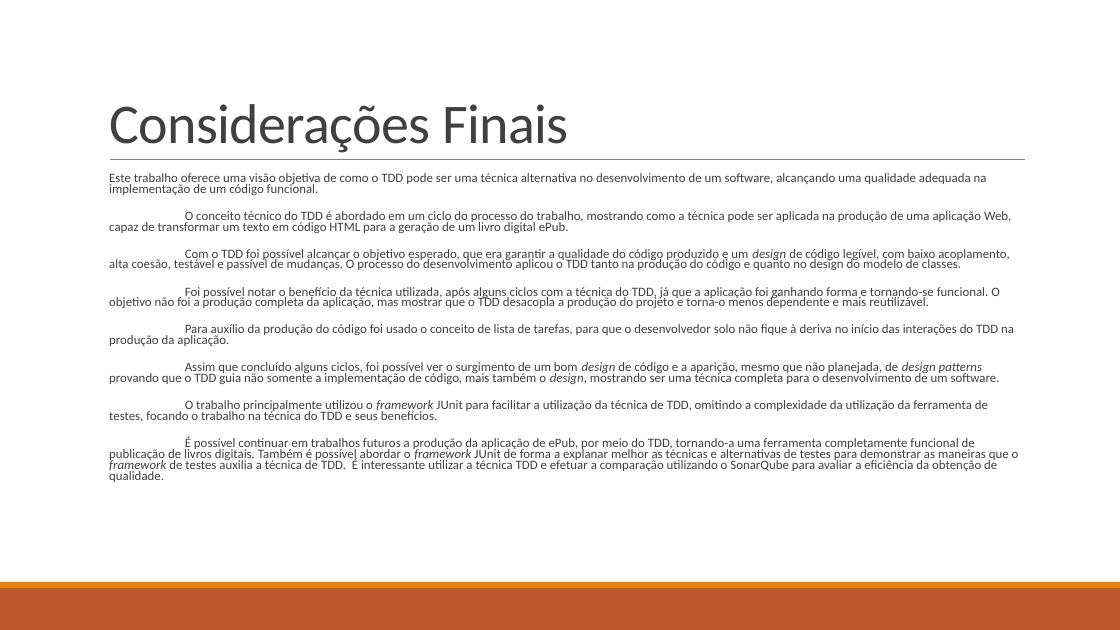
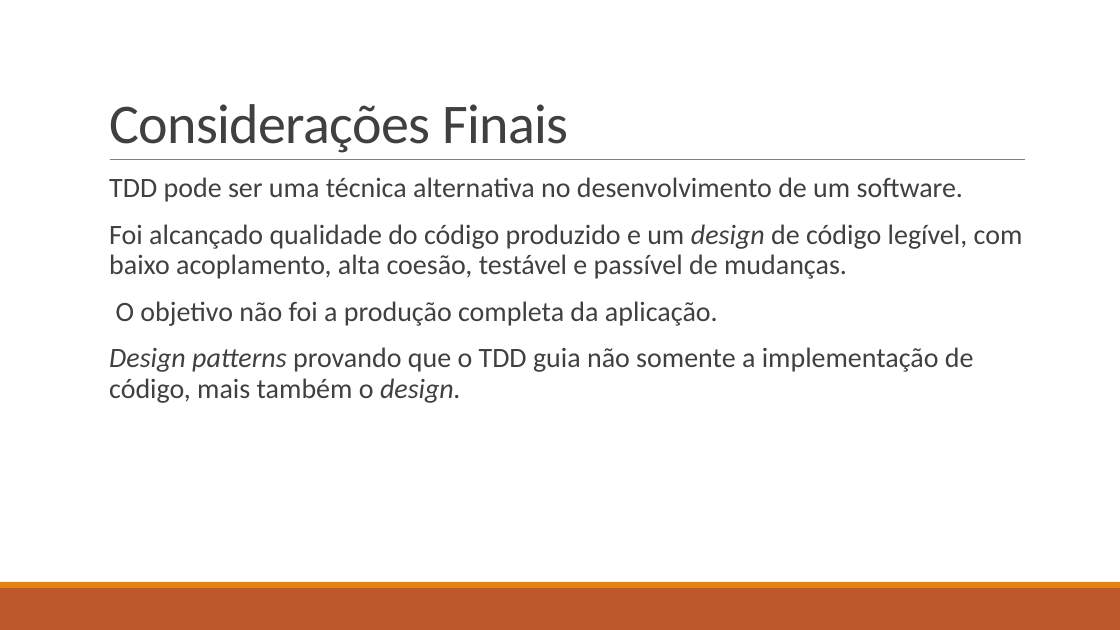
Before and after one commit to vtferrari/TCCGeradorEpub, a slide deck: slide 46 of doc/Test-Driven Development como alternativa de garantia de qualidade.pptx. Drawn at 1120x630 pixels with LibreOffice and Linux fonts; fonts in the diff are those of the drawing. Boxes give left, top, right and bottom in pixels: in the first picture for what was removed or moved away, otherwise in the second. Text is boxed around its words. In the diff, an @@ line names an element or a change of style, - is before the commit and + after.

```diff
--- a/doc/Test-Driven Development como alternativa de garantia de qualidade.pptx
+++ b/doc/Test-Driven Development como alternativa de garantia de qualidade.pptx
@@ text at (x1=109, y1=177, x2=1023, y2=403): text changed; size 11 to 24 pt @@
-  Este trabalho oferece uma visão objetiva de como o TDD pode ser uma técnica alternativa no desenvolvimento de um software, alcançando uma qualidade adequada na implementação de um código funcional.
-  O conceito técnico do TDD é abordado em um ciclo do processo do trabalho, mostrando como a técnica pode ser aplicada na produção de uma aplicação Web, capaz de transformar um texto em código HTML para a geração de um livro digital ePub.
-  Com o TDD foi possível alcançar o objetivo esperado, que era garantir a qualidade do código produzido e um design de código legível, com baixo acoplamento, alta coesão, testável e passível de mudanças. O processo do desenvolvimento aplicou o TDD tanto na produção do código e quanto no design do modelo de classes.
-  Foi possível notar o benefício da técnica utilizada, após alguns ciclos com a técnica do TDD, já que a aplicação foi ganhando forma e tornando-se funcional. O objetivo não foi a produção completa da aplicação, mas mostrar que o TDD desacopla a produção do projeto e torna-o menos dependente e mais reutilizável.
-  Para auxílio da produção do código foi usado o conceito de lista de tarefas, para que o desenvolvedor solo não fique à deriva no início das interações do TDD na produção da aplicação.
-  Assim que concluído alguns ciclos, foi possível ver o surgimento de um bom design de código e a aparição, mesmo que não planejada, de design patterns provando que o TDD guia não somente a implementação de código, mais também o design, mostrando ser uma técnica completa para o desenvolvimento de um software.
-  O trabalho principalmente utilizou o framework JUnit para facilitar a utilização da técnica de TDD, omitindo a complexidade da utilização da ferramenta de testes, focando o trabalho na técnica do TDD e seus benefícios.
-  É possível continuar em trabalhos futuros a produção da aplicação de ePub, por meio do TDD, tornando-a uma ferramenta completamente funcional de publicação de livros digitais. Também é possível abordar o framework JUnit de forma a explanar melhor as técnicas e alternativas de testes para demonstrar as maneiras que o framework de testes auxilia a técnica de TDD. É interessante utilizar a técnica TDD e efetuar a comparação utilizando o SonarQube para avaliar a eficiência da obtenção de qualidade.
+  TDD pode ser uma técnica alternativa no desenvolvimento de um software.
+  Foi alcançado qualidade do código produzido e um design de código legível, com baixo acoplamento, alta coesão, testável e passível de mudanças.
+  O objetivo não foi a produção completa da aplicação.
+  Design patterns provando que o TDD guia não somente a implementação de código, mais também o design.
```
Also in this commit, not shown: 10 other slides changed, 2 slides added, 1 slide removed.
